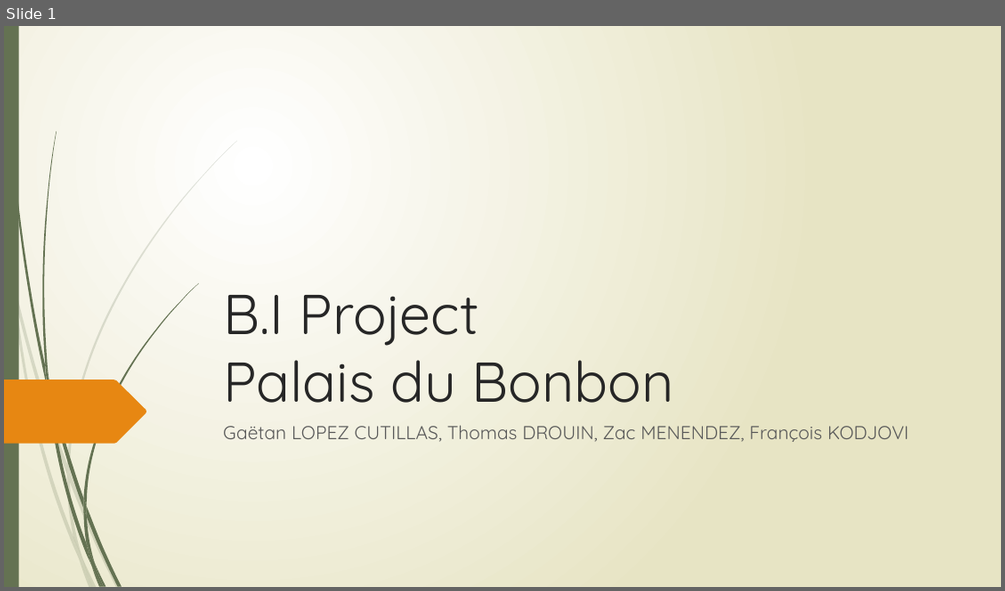
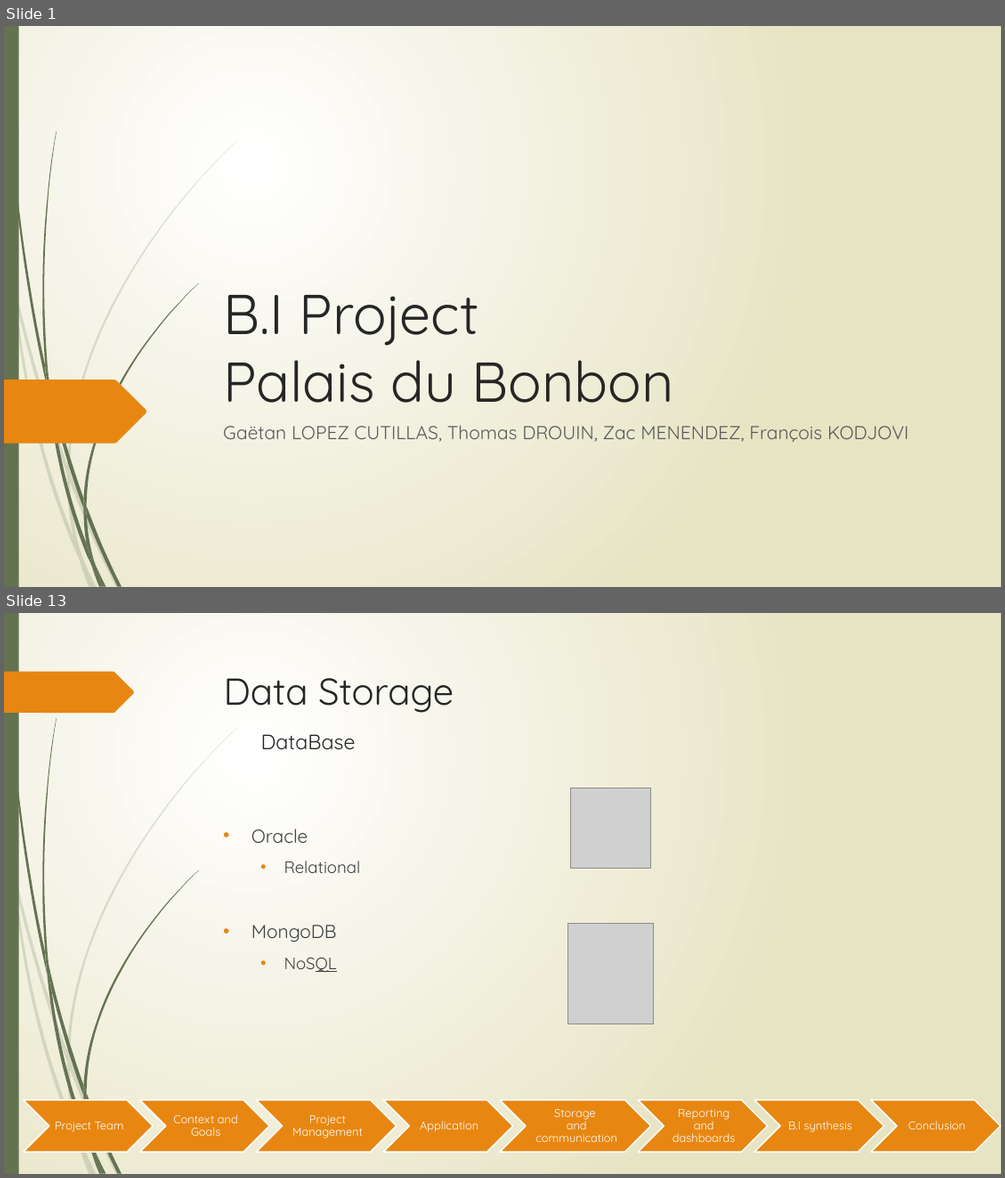
Before and after one commit to Gaetan90/ProjetBI, a slide deck: Projet BI.pptx. Shown one above the other, each under a label of ours: slide 1 before the commit, slides 1 and 13 after it; the slides between them are not shown. The pictures are 1005x591 and 1005x1178 pixels, drawn with LibreOffice and Linux fonts; fonts in the diff are those of the drawing; grey boxes stand for pictures. Boxes give left, top, right and bottom in pixels: in the first picture for what was removed or moved away, otherwise in the second. Text is boxed around its words. In the diff, an @@ line names an element or a change of style, - is before the commit and + after.

```diff
--- a/Projet BI.pptx
+++ b/Projet BI.pptx
@@ slide 13 added at (4, 613, 1001, 1174), background gradient #FFFFFF to #E8E6C4; not listed: 23 template elements that a slide beside it also shows @@
@@ freeform shape added at (4, 672, 134, 713), fill #E78712 @@
@@ title added at (224, 678, 453, 750), 36 pt, text #262626 @@
+Data Storage
+DataBase
@@ picture added at (570, 787, 650, 868) @@
@@ text added at (251, 828, 361, 973), 16 pt, text #404040 @@
+• Oracle
+  • Relational
+• MongoDB
+  • NoSQL
@@ picture added at (568, 924, 654, 1023) @@
@@ group added at (24, 1100, 1000, 1151): 8 chevrons, 8 texts @@
+Project Team
+Context and Goals
+Project Management
+Application
+Storage
+and communication
+Reporting and dashboards
+B.I synthesis
+Conclusion
```
Also in this commit, not shown: 5 slides changed, 9 other slides added, 4 slides removed.
